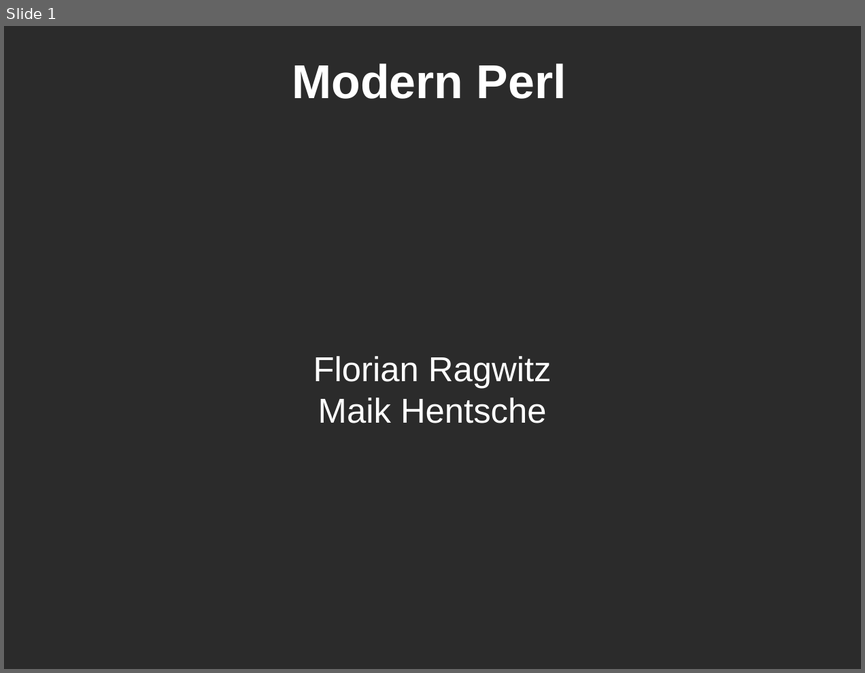
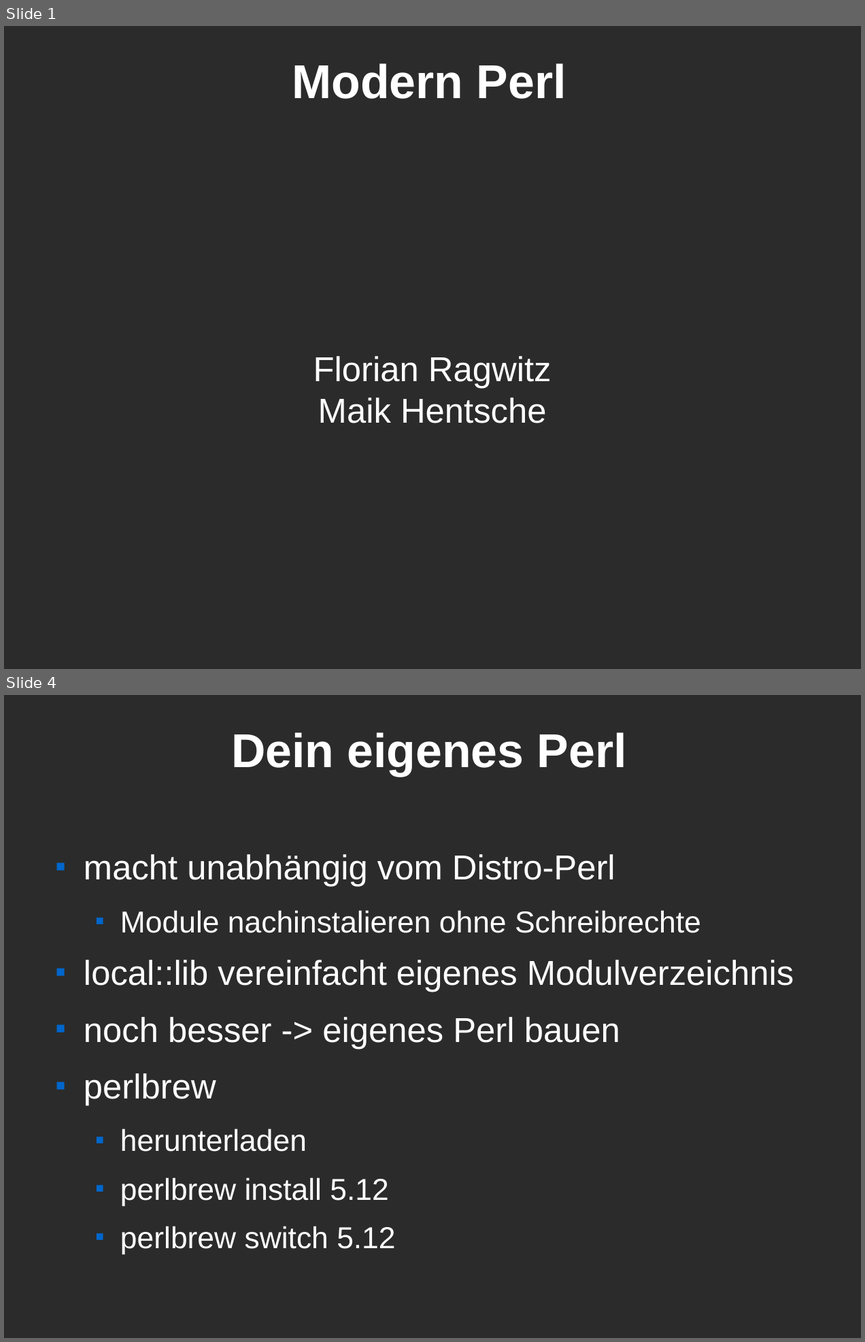
Before and after one commit to Caldrin/Vortrag_CLT, a slide deck: Modern Perl.odp. Shown one above the other, each under a label of ours: slide 1 before the commit, slides 1 and 4 after it; the slides between them are not shown. The pictures are 865x673 and 865x1342 pixels, drawn with LibreOffice and Linux fonts; fonts in the diff are those of the drawing; background and template pictures are left out; a plain dark background stands for a picture behind light text. Boxes give left, top, right and bottom in pixels: in the first picture for what was removed or moved away, otherwise in the second. Text is boxed around its words. In the diff, an @@ line names an element or a change of style, - is before the commit and + after.

```diff
--- a/Modern Perl.odp
+++ b/Modern Perl.odp
@@ slide 4 added at (4,695,861,1338), background picture (left out) @@
@@ title added at (231,732,627,777), 44 pt, text #FFFFFF, bold @@
+Dein eigenes Perl
@@ text added at (84,854,793,1254), 32 pt, text #FFFFFF @@
+■ macht unabhängig vom Distro-Perl
+  ■ Module nachinstalieren ohne Schreibrechte
+■ local::lib vereinfacht eigenes Modulverzeichnis
+■ noch besser -> eigenes Perl bauen
+■ perlbrew
+  ■ herunterladen
+  ■ perlbrew install 5.12
+  ■ perlbrew switch 5.12
```
Also in this commit, not shown: 3 other slides added, 3 slides removed, 2 other files.
